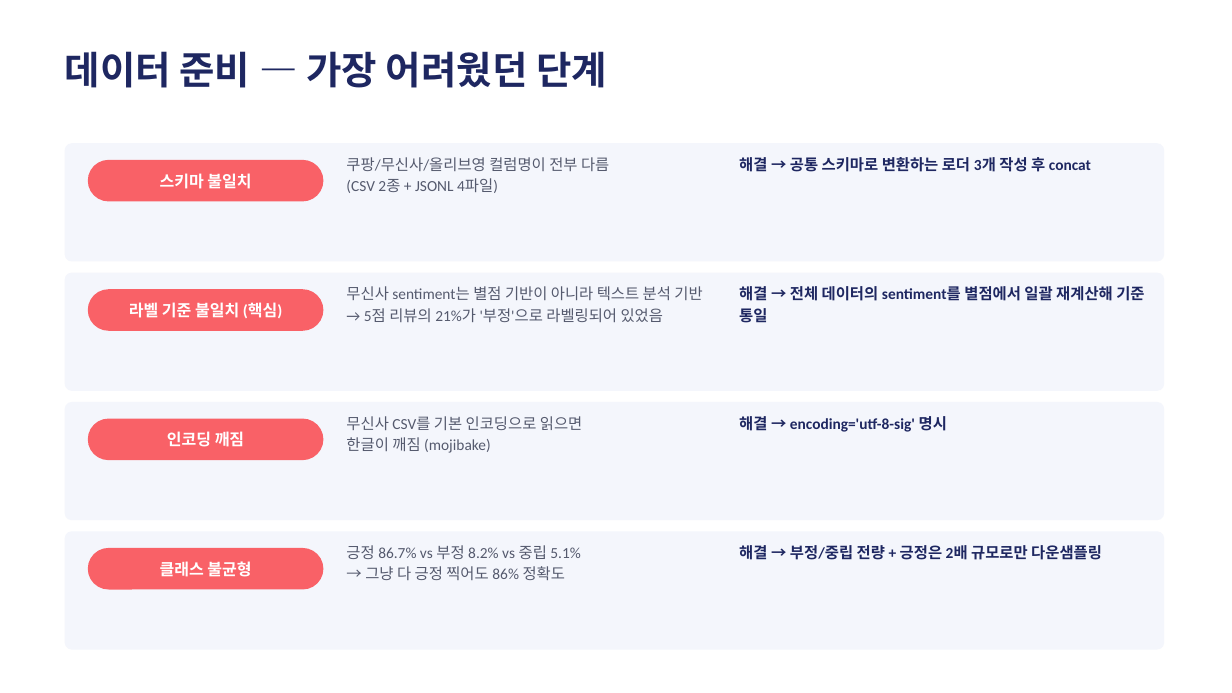
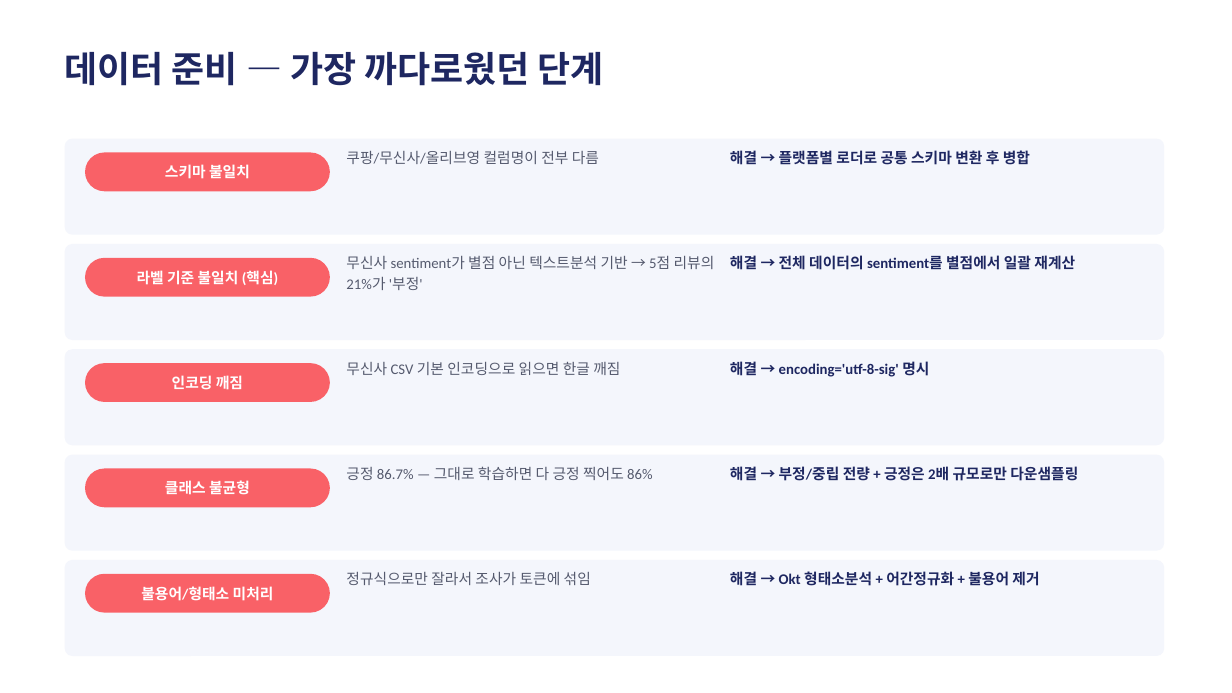
Before and after one commit to dong29482757-beep/shopping-review-crawler, a slide deck: slide 4 of BeautyScope_발표.pptx. Drawn at 1232x693 pixels with LibreOffice and Linux fonts; fonts in the diff are those of the drawing. Boxes give left, top, right and bottom in pixels: in the first picture for what was removed or moved away, otherwise in the second. Text is boxed around its words. In the diff, an @@ line names an element or a change of style, - is before the commit and + after.

```diff
--- a/BeautyScope_발표.pptx
+++ b/BeautyScope_발표.pptx
@@ text at <box>65,52,603,86</box>: text changed; size 30 to 28 pt @@
-데이터 준비 — 가장 어려웠던 단계
+데이터 준비 — 가장 까다로웠던 단계
@@ rounded rectangle: place and size @@
-rounded rectangle at <box>65,143,1165,262</box>
+rounded rectangle at <box>65,139,1165,235</box>
@@ text at <box>730,148,1030,167</box>: text changed; size 12 to 11.5 pt @@
-해결 → 공통 스키마로 변환하는 로더 3개 작성 후 concat
+해결 → 플랫폼별 로더로 공통 스키마 변환 후 병합
@@ rounded rectangle "스키마 불일치": place and size @@
-rounded rectangle "스키마 불일치" at <box>88,160,323,201</box>
+rounded rectangle "스키마 불일치" at <box>85,152,330,191</box>
@@ text at <box>346,178,498,193</box>: paragraph removed @@
-(CSV 2종 + JSONL 4파일)
@@ rounded rectangle: place and size @@
-rounded rectangle at <box>65,273,1165,391</box>
+rounded rectangle at <box>65,244,1165,340</box>
@@ rounded rectangle "라벨 기준 불일치 (핵심)": place and size @@
-rounded rectangle "라벨 기준 불일치 (핵심)" at <box>88,289,323,331</box>
+rounded rectangle "라벨 기준 불일치 (핵심)" at <box>85,258,330,297</box>
@@ text at <box>346,256,715,290</box>: text changed; size 12 to 11.5 pt @@
-무신사 sentiment는 별점 기반이 아니라 텍스트 분석 기반
-→ 5점 리뷰의 21%가 '부정'으로 라벨링되어 있었음
+무신사 sentiment가 별점 아닌 텍스트분석 기반 → 5점 리뷰의 21%가 '부정'
@@ text at <box>730,254,1075,273</box>: text changed; size 12 to 11.5 pt @@
-해결 → 전체 데이터의 sentiment를 별점에서 일괄 재계산해 기준 통일
+해결 → 전체 데이터의 sentiment를 별점에서 일괄 재계산
@@ rounded rectangle: place and size @@
-rounded rectangle at <box>65,402,1165,520</box>
+rounded rectangle at <box>65,349,1165,445</box>
@@ text "해결 → encoding='utf-8-sig' 명시": place and size @@
-text "해결 → encoding='utf-8-sig' 명시" at <box>739,416,947,432</box>
+text "해결 → encoding='utf-8-sig' 명시" at <box>730,361,929,377</box>
@@ rounded rectangle "인코딩 깨짐": place and size @@
-rounded rectangle "인코딩 깨짐" at <box>88,419,323,460</box>
+rounded rectangle "인코딩 깨짐" at <box>85,363,330,402</box>
@@ text at <box>346,362,620,375</box>: text changed; size 12 to 11.5 pt @@
-무신사 CSV를 기본 인코딩으로 읽으면
-한글이 깨짐 (mojibake)
+무신사 CSV 기본 인코딩으로 읽으면 한글 깨짐
@@ proportions changed in 4 elements at <box>65,139,1165,235</box>, <box>65,244,1165,340</box>, <box>65,349,1165,445</box>, <box>65,455,1165,551</box> @@
@@ rounded rectangle: place and size @@
-rounded rectangle at <box>65,531,1165,650</box>
+rounded rectangle at <box>65,455,1165,551</box>
@@ size 12.5 to 11.5 pt in 4 elements at <box>85,152,330,191</box>, <box>85,258,330,297</box>, <box>85,363,330,402</box>, <box>85,469,330,507</box> @@
@@ rounded rectangle "클래스 불균형": place and size @@
-rounded rectangle "클래스 불균형" at <box>88,548,323,590</box>
+rounded rectangle "클래스 불균형" at <box>85,469,330,507</box>
@@ text at <box>346,466,652,480</box>: text changed; size 12 to 11.5 pt @@
-긍정 86.7% vs 부정 8.2% vs 중립 5.1%
-→ 그냥 다 긍정 찍어도 86% 정확도
+긍정 86.7% — 그대로 학습하면 다 긍정 찍어도 86%
@@ size 12 to 11.5 pt in 3 elements at <box>346,151,599,164</box>, <box>730,361,929,377</box>, <box>730,466,1078,481</box> @@
@@ text "해결 → 부정/중립 전량 + ...": place and size @@
-text "해결 → 부정/중립 전량 + ..." at <box>739,545,1102,560</box>
+text "해결 → 부정/중립 전량 + ..." at <box>730,466,1078,481</box>
@@ rounded rectangle added at <box>65,560,1165,656</box>, fill #F4F6FC @@
@@ rounded rectangle added at <box>85,574,330,613</box>, fill #F96167, 11.5 pt, text #FFFFFF, bold @@
+불용어/형태소 미처리
@@ text added at <box>346,572,591,585</box>, 11.5 pt, text #555A6E @@
+정규식으로만 잘라서 조사가 토큰에 섞임
@@ text added at <box>730,571,1039,586</box>, 11.5 pt, text #1E2761, bold @@
+해결 → Okt 형태소분석 + 어간정규화 + 불용어 제거
```
Also in this commit, not shown: 5 other slides changed, 6 slides added, 4 slides removed, 3 other files.
